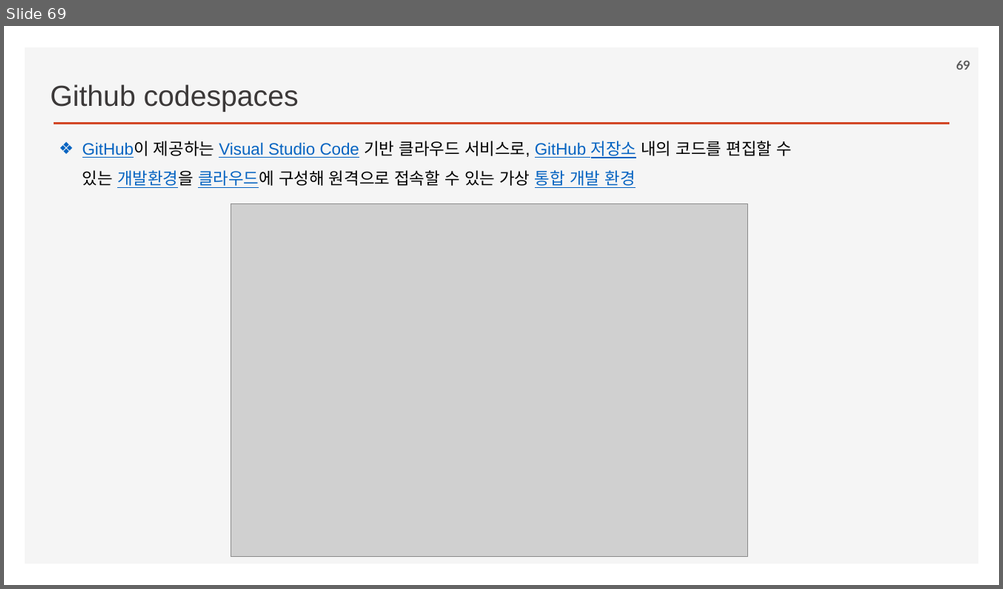
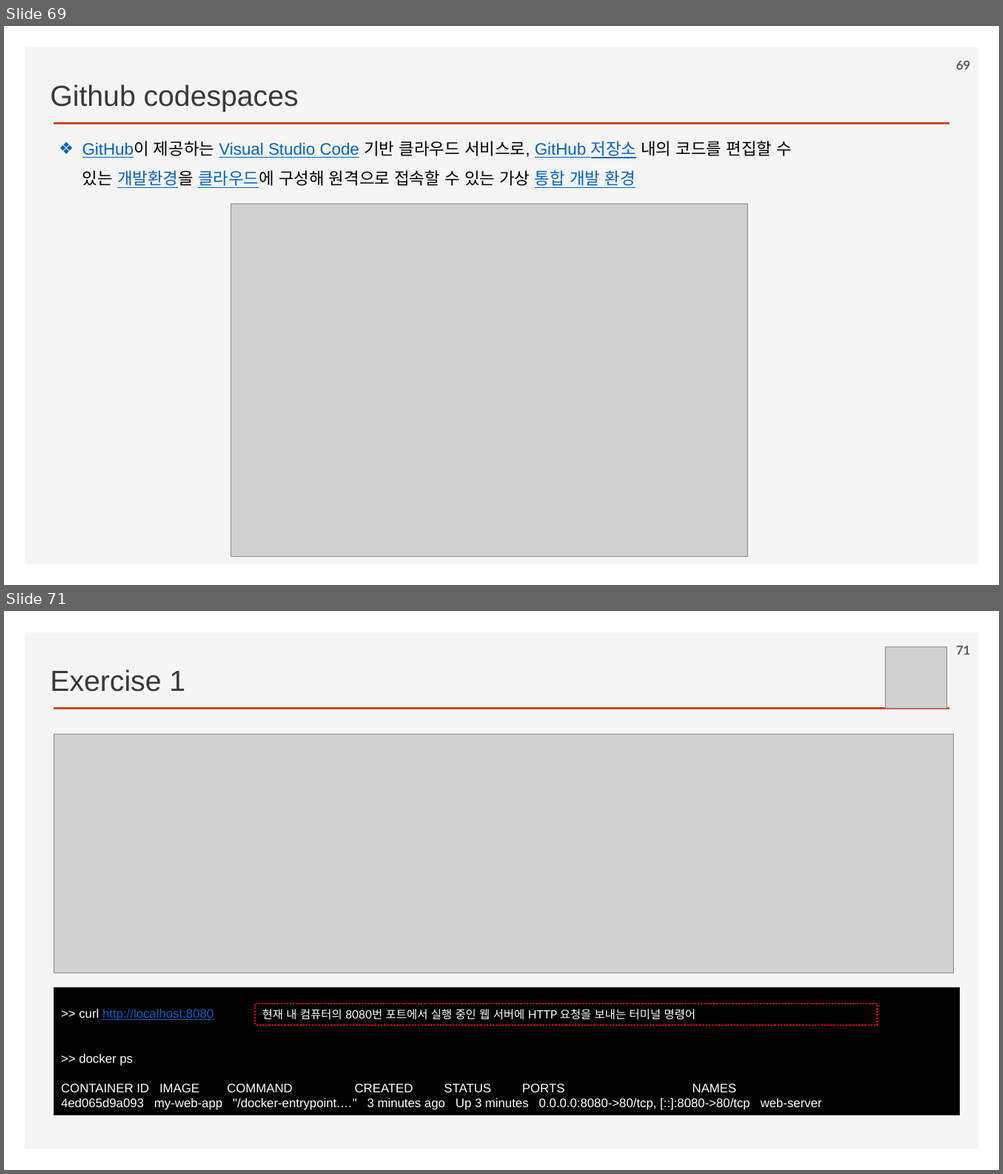
Before and after one commit to ancestor9/2026_Fall_AI-Workflow, a slide deck: PPTs/00_App Deployment.pptx. Shown one above the other, each under a label of ours: slide 69 before the commit, slides 69 and 71 after it; the slides between them are not shown. The pictures are 1003x589 and 1003x1174 pixels, drawn with LibreOffice and Linux fonts; fonts in the diff are those of the drawing; grey boxes stand for pictures; background and template pictures are left out. Boxes give left, top, right and bottom in pixels: in the first picture for what was removed or moved away, otherwise in the second. Text is boxed around its words. In the diff, an @@ line names an element or a change of style, - is before the commit and + after.

```diff
--- a/PPTs/00_App Deployment.pptx
+++ b/PPTs/00_App Deployment.pptx
@@ slide 71 added at (4, 611, 999, 1170), background #FFFFFF; not listed: 2 template elements that a slide beside it also shows @@
@@ picture added at (885, 647, 946, 708) @@
@@ page number added at (956, 646, 970, 655), 12 pt, text #595959, bold @@
+71
@@ text added at (50, 669, 185, 692), 28 pt, text #3B3838 @@
+Exercise 1
@@ picture added at (54, 734, 954, 973) @@
@@ rectangle added at (54, 988, 960, 1116), fill #000000, 12 pt, text #FFFFFF @@
+>> curl http://localhost:8080
+>> docker ps
+CONTAINER ID IMAGE COMMAND CREATED STATUS PORTS NAMES
+4ed065d9a093 my-web-app "/docker-entrypoint.…" 3 minutes ago Up 3 minutes 0.0.0.0:8080->80/tcp, [::]:8080->80/tcp web-server
@@ rectangle added at (255, 1004, 877, 1026), outline #FF0000 1.5 pt dashed, 11 pt, text #FFFFFF @@
+현재 내 컴퓨터의 8080번 포트에서 실행 중인 웹 서버에 HTTP 요청을 보내는 터미널 명령어
```
Also in this commit, not shown: 1 slide changed.
